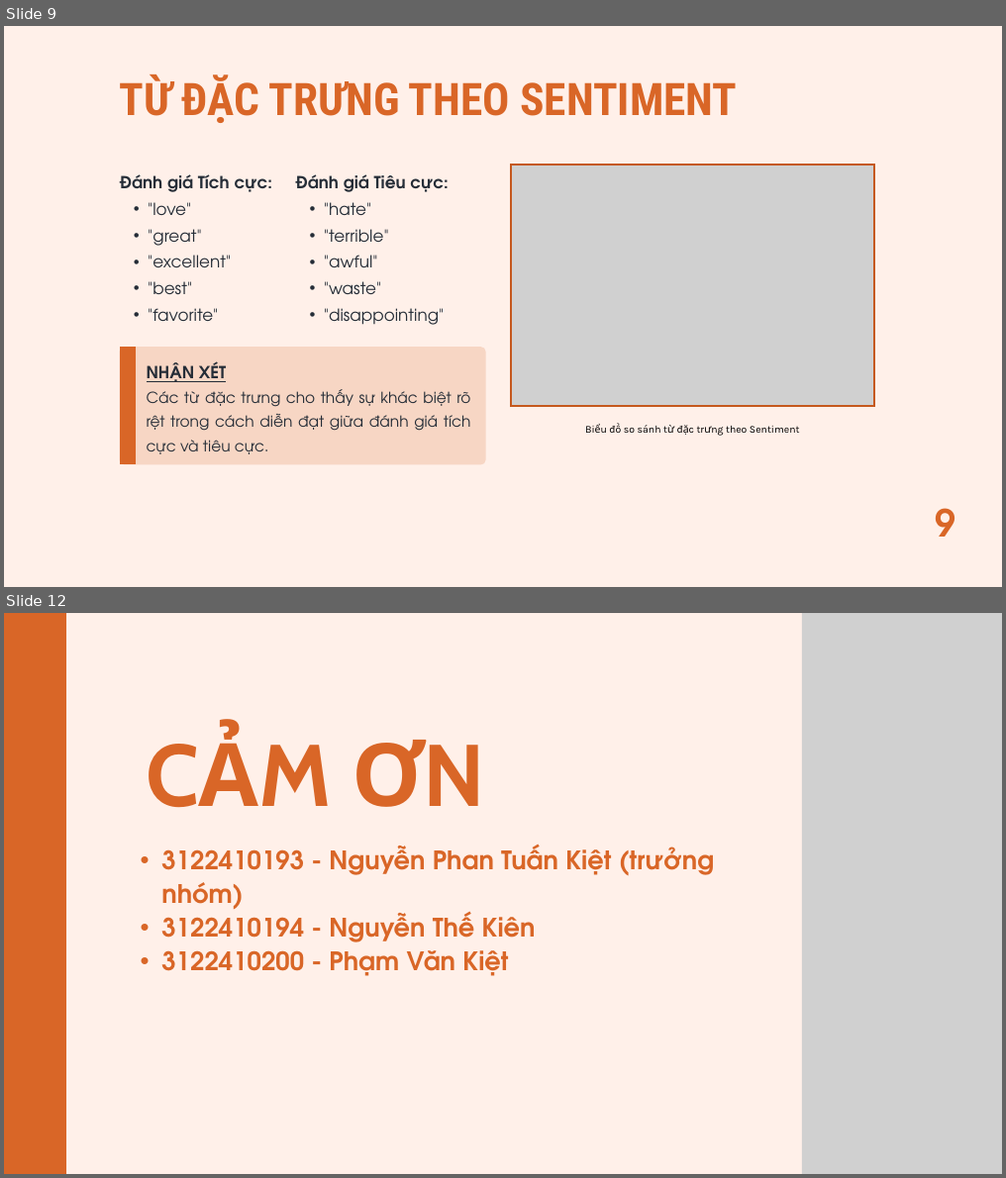
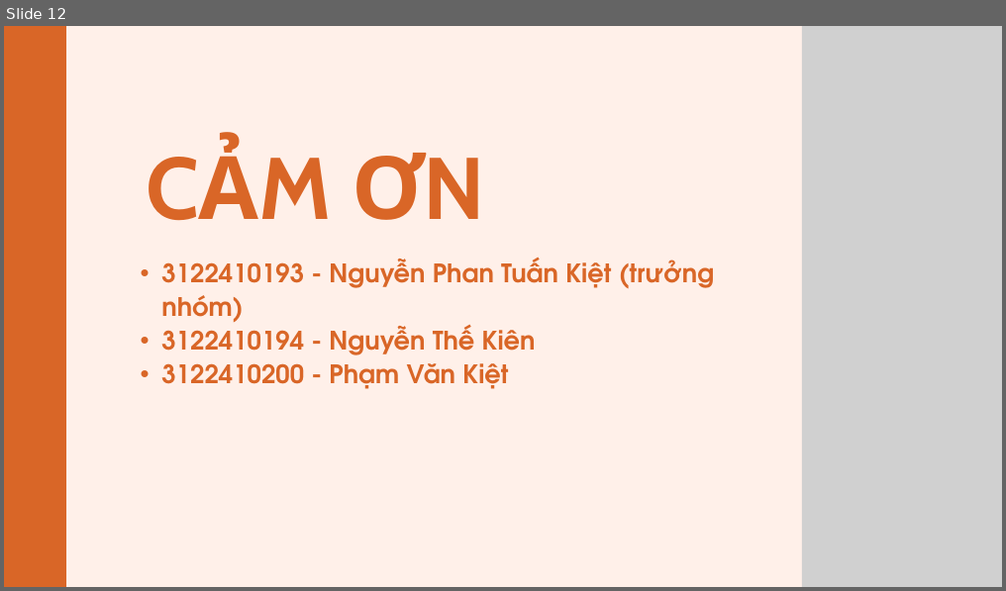
Before and after one commit to kietng04/NCKH, a slide deck: Bài 4 - Khảo sát đề tài/EDA Analyst.pptx. Shown one above the other, each under a label of ours: slides 9 and 12 before the commit, slide 12 after it; the slides between them are not shown. The pictures are 1006x1178 and 1006x591 pixels, drawn with LibreOffice and Linux fonts; fonts in the diff are those of the drawing; grey boxes stand for pictures. Boxes give left, top, right and bottom in pixels: in the first picture for what was removed or moved away, otherwise in the second. Text is boxed around its words. In the diff, an @@ line names an element or a change of style, - is before the commit and + after.

```diff
--- a/Bài 4 - Khảo sát đề tài/EDA Analyst.pptx
+++ b/Bài 4 - Khảo sát đề tài/EDA Analyst.pptx
@@ slide 9 removed at <box>4,26,1002,587</box>, background #FFF0E9 @@
@@ text removed at <box>120,75,737,123</box> @@
-TỪ ĐẶC TRƯNG THEO SENTIMENT
@@ picture removed at <box>511,165,874,406</box> @@
@@ text removed at <box>120,174,272,321</box> @@
-Đánh giá Tích cực:
-  • "love"
-  • "great"
-  • "excellent"
-  • "best"
-  • "favorite"
@@ text removed at <box>295,174,448,325</box> @@
-Đánh giá Tiêu cực:
-  • "hate"
-  • "terrible"
-  • "awful"
-  • "waste"
-  • "disappointing"
@@ freeform shape removed at <box>119,347,485,466</box> @@
@@ freeform shape removed at <box>119,347,136,466</box> @@
@@ text removed at <box>147,362,471,455</box> @@
-NHẬN XÉT
-Các từ đặc trưng cho thấy sự khác biệt rõ rệt trong cách diễn đạt giữa đánh giá tích cực và tiêu cực.
@@ text removed at <box>609,425,800,433</box> @@
-Biểu đồ so sánh từ đặc trưng theo Sentiment
@@ text removed at <box>936,508,956,537</box> @@
-9
```
Also in this commit, not shown: 4 slides changed, 7 slides added, 6 other slides removed.
